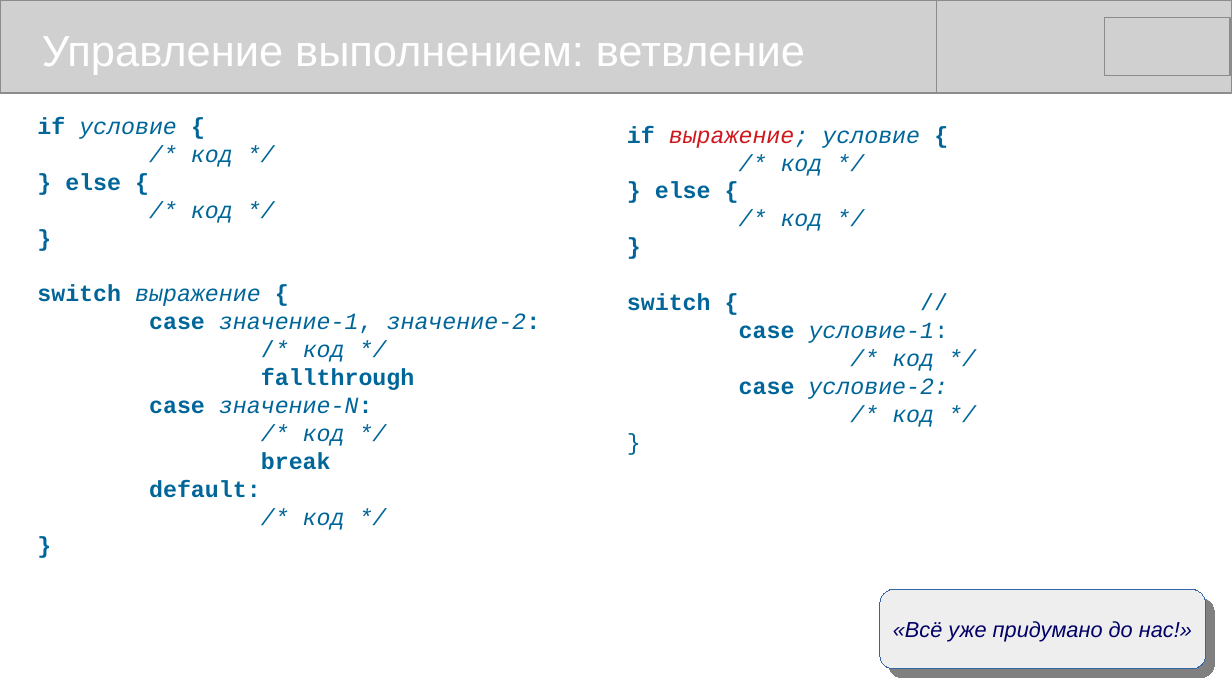
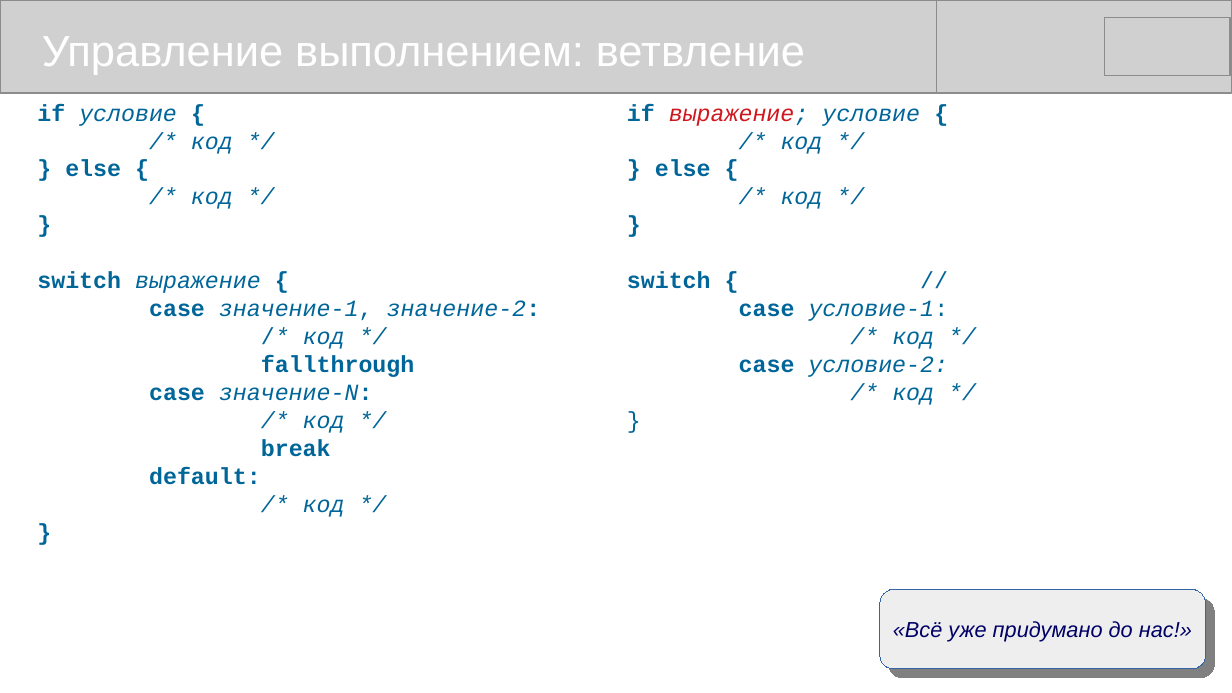
Before and after one commit to mike-shock/Go_language, a slide deck: slide 13 of Go_Intro.odp. Drawn at 1232x693 pixels with LibreOffice and Linux fonts; fonts in the diff are those of the drawing; grey boxes stand for pictures. Boxes give left, top, right and bottom in pixels: in the first picture for what was removed or moved away, otherwise in the second. Text is boxed around its words. In the diff, an @@ line names an element or a change of style, - is before the commit and + after.

```diff
--- a/Go_Intro.odp
+++ b/Go_Intro.odp
@@ text "if условие {": place and size @@
-text "if условие {" at (37,117,541,530)
+text "if условие {" at (37,104,541,517)
@@ text "if выражение; условие {": place and size @@
-text "if выражение; условие {" at (627,126,949,427)
+text "if выражение; условие {" at (627,104,949,405)
```
Also in this commit, not shown: 38 other slides changed.
